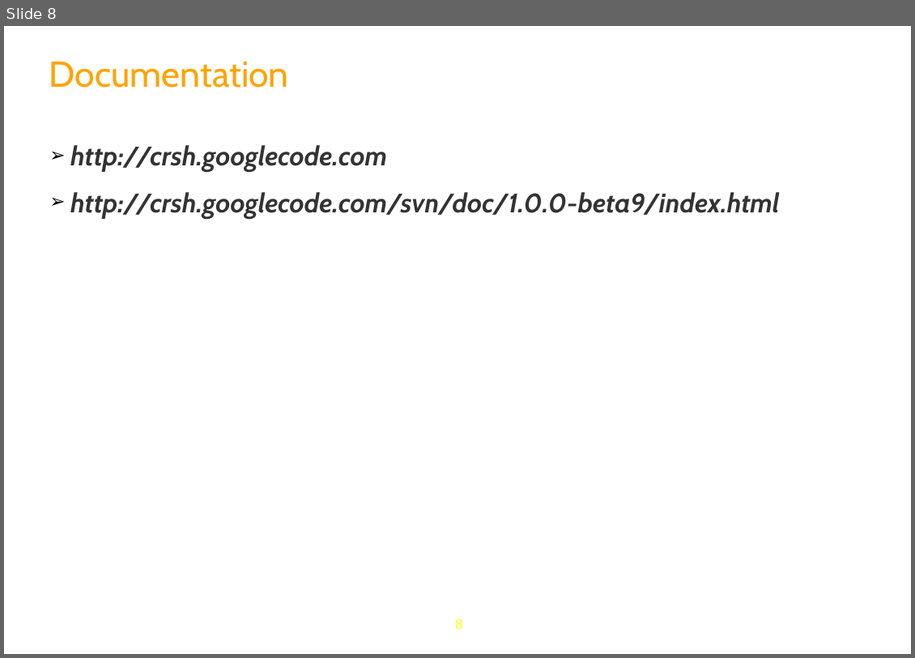
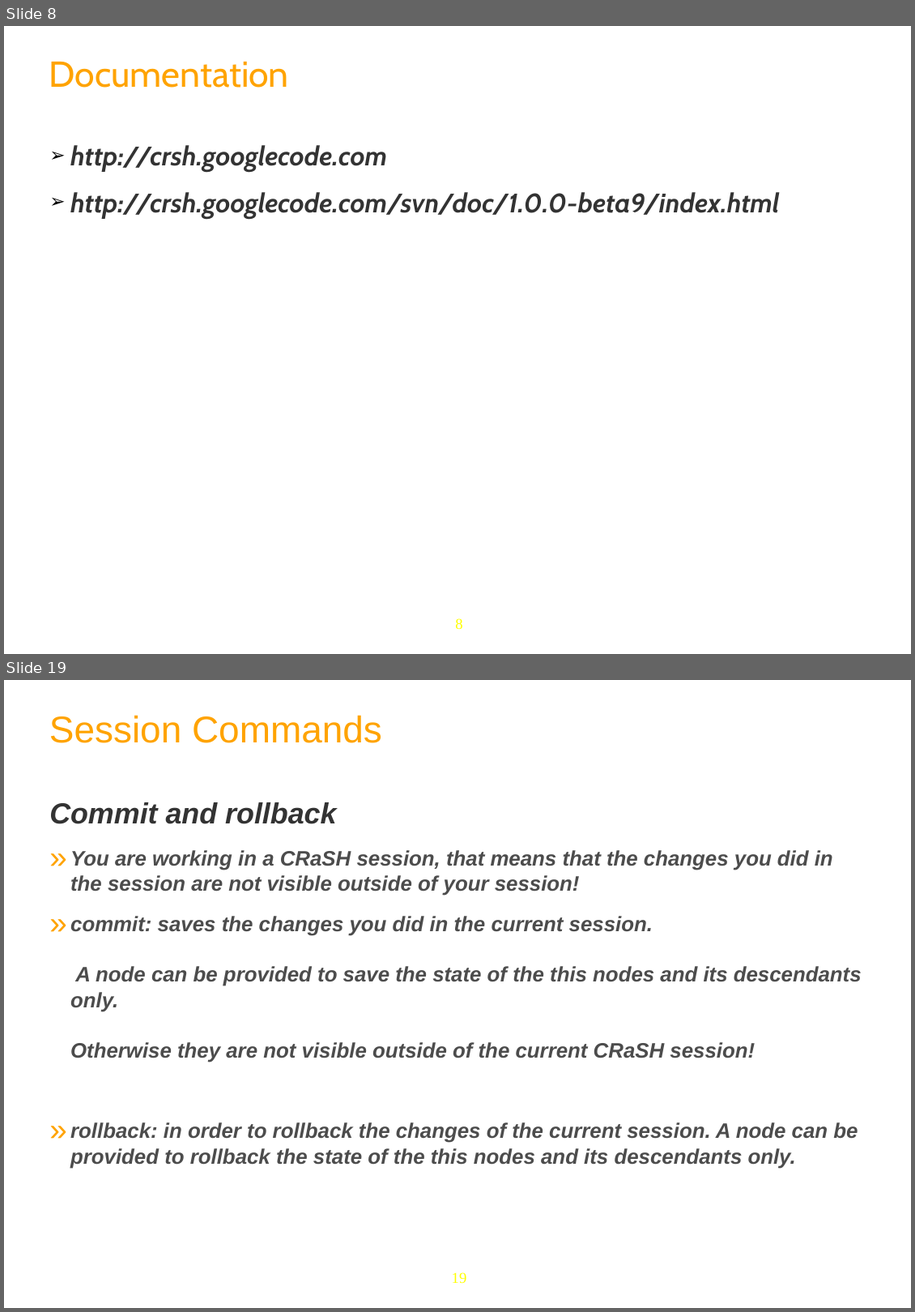
Before and after one commit to anhvurz90/training, a slide deck: exo-developer/420-crash/slides/420-CRaSH-XDev-en.pptx. Shown one above the other, each under a label of ours: slide 8 before the commit, slides 8 and 19 after it; the slides between them are not shown. The pictures are 915x658 and 915x1312 pixels, drawn with LibreOffice and Linux fonts; fonts in the diff are those of the drawing; background and template pictures are left out. Boxes give left, top, right and bottom in pixels: in the first picture for what was removed or moved away, otherwise in the second. Text is boxed around its words. In the diff, an @@ line names an element or a change of style, - is before the commit and + after.

```diff
--- a/exo-developer/420-crash/slides/420-CRaSH-XDev-en.pptx
+++ b/exo-developer/420-crash/slides/420-CRaSH-XDev-en.pptx
@@ slide 19 added at (x1=4, y1=680, x2=911, y2=1308), background #FFFFFF; not listed: 1 template element that a slide beside it also shows @@
@@ text added at (x1=49, y1=715, x2=382, y2=743), 32 pt, text #FFA300 @@
+Session Commands
@@ text added at (x1=49, y1=802, x2=862, y2=1168), 18 pt, text #4C4C4C, bold, italic @@
+Commit and rollback
+» You are working in a CRaSH session, that means that the changes you did in the session are not visible outside of your session!
+» commit: saves the changes you did in the current session.
+  A node can be provided to save the state of the this nodes and its descendants only.
+  Otherwise they are not visible outside of the current CRaSH session!
+» rollback: in order to rollback the changes of the current session. A node can be provided to rollback the state of the this nodes and its descendants only.
```
Also in this commit, not shown: 9 slides changed, 9 other slides added, 8 other files.
